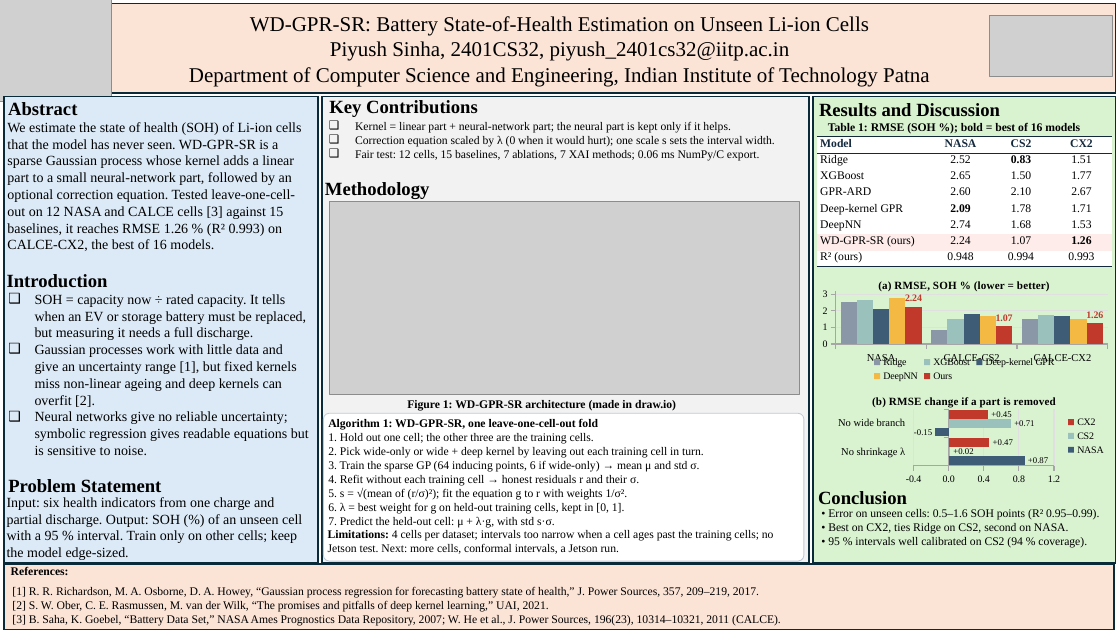
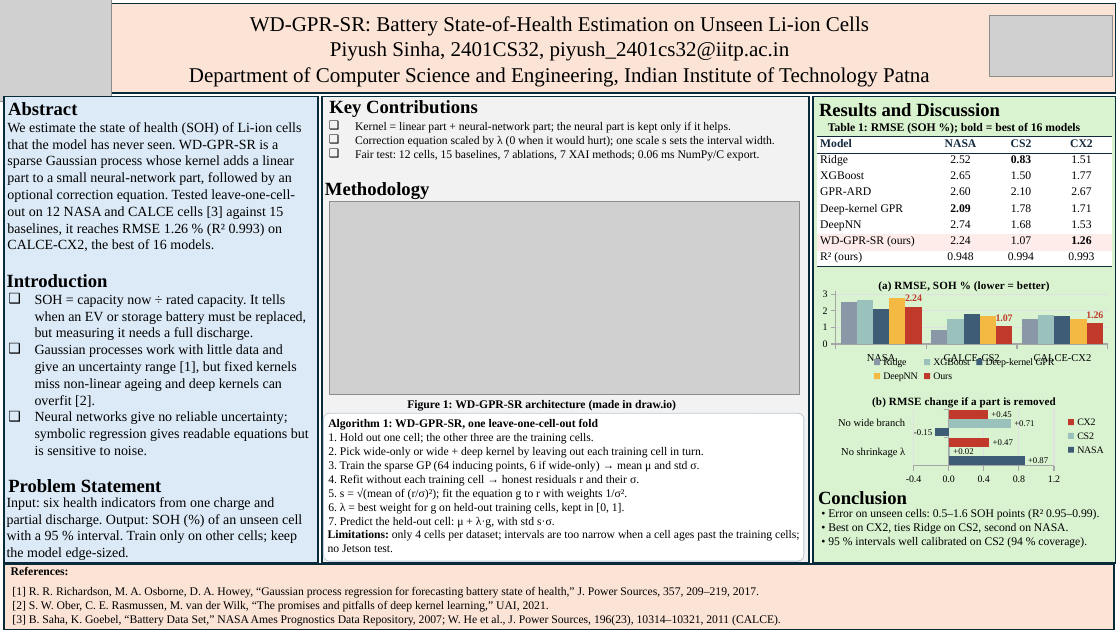
Before and after one commit to piyush2180/2401CS32-MLProject-WD-GPR-SR, a slide deck: slide 1 of poster/2401CS32_MLProject_poster.pptx. Drawn at 1120x630 pixels with LibreOffice and Linux fonts; fonts in the diff are those of the drawing; grey boxes stand for pictures. Boxes give left, top, right and bottom in pixels: in the first picture for what was removed or moved away, otherwise in the second. Text is boxed around its words. In the diff, an @@ line names an element or a change of style, - is before the commit and + after.

Commit message:
Poster: shorter limitations line

```diff
--- a/poster/2401CS32_MLProject_poster.pptx
+++ b/poster/2401CS32_MLProject_poster.pptx
@@ text at [328, 530, 800, 552]: text changed @@
-Limitations: 4 cells per dataset; intervals too narrow when a cell ages past the training cells; no Jetson test. Next: more cells, conformal intervals, a Jetson run.
+Limitations: only 4 cells per dataset; intervals are too narrow when a cell ages past the training cells; no Jetson test.
```
Also in this commit, not shown: 1 other file.
